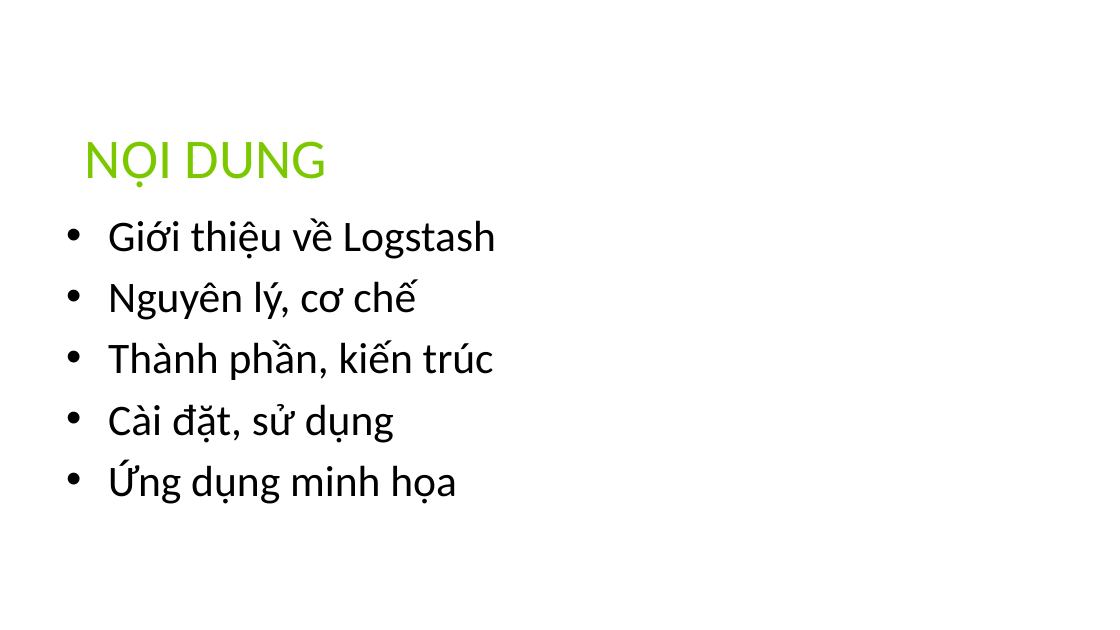
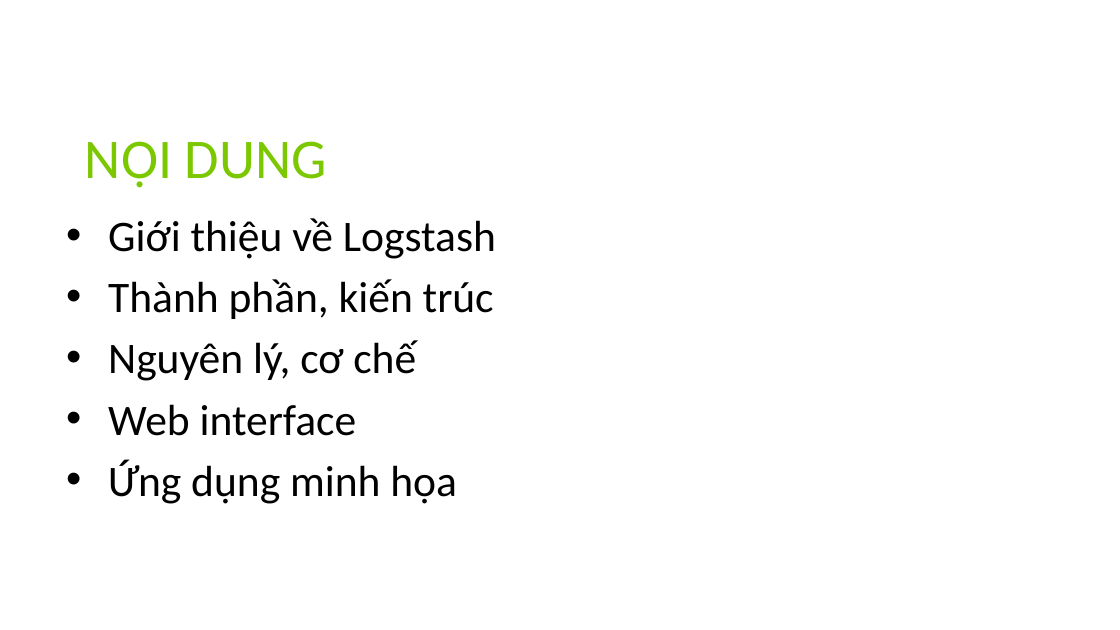
Before and after one commit to 1412574/Tomorrow_QuanLyXeKhach, a slide deck: slide 2 of LogStash/Slide_Logstash.pptx. Drawn at 1120x630 pixels with LibreOffice and Linux fonts; fonts in the diff are those of the drawing; background and template pictures are left out. Boxes give left, top, right and bottom in pixels: in the first picture for what was removed or moved away, otherwise in the second. Text is boxed around its words. In the diff, an @@ line names an element or a change of style, - is before the commit and + after.

```diff
--- a/LogStash/Slide_Logstash.pptx
+++ b/LogStash/Slide_Logstash.pptx
@@ text at [108, 279, 494, 319]: paragraph added @@
+• Thành phần, kiến trúc
@@ text at [108, 404, 357, 436]: text changed @@
-• Thành phần, kiến trúc
-• Cài đặt, sử dụng
+• Web interface
```
Also in this commit, not shown: 1 other slide changed, 12 slides added, 6 slides removed.
